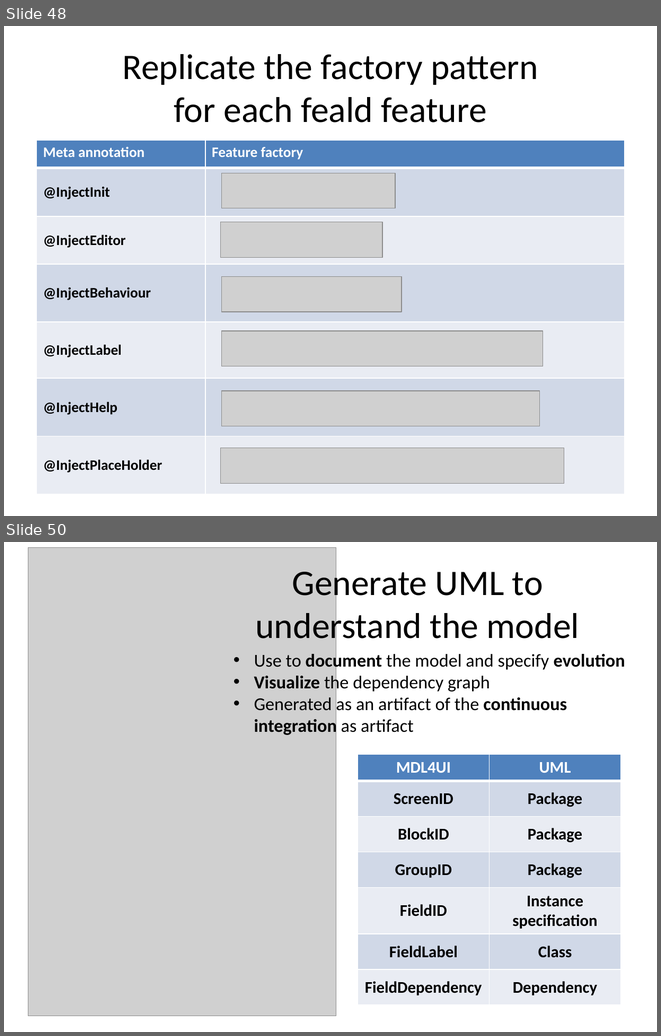
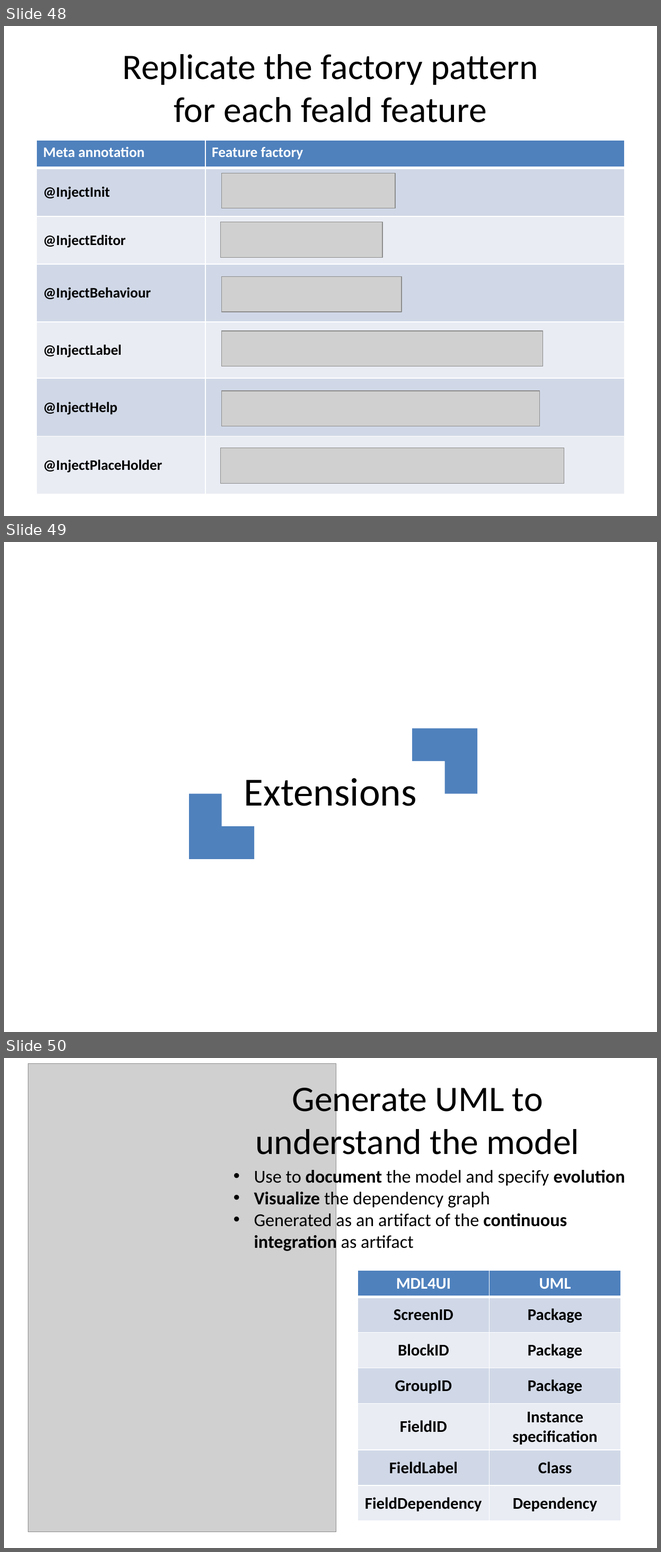
Before and after one commit to lesfurets/mdl4ui, a slide deck: mdl4ui-docs/mdl4ui_cg2013.pptx. Shown one above the other, each under a label of ours: slides 48 and 50 before the commit, slides 48, 49 and 50 after it; the slides between them are not shown. The pictures are 661x1036 and 661x1552 pixels, drawn with LibreOffice and Linux fonts; fonts in the diff are those of the drawing; grey boxes stand for pictures. Boxes give left, top, right and bottom in pixels: in the first picture for what was removed or moved away, otherwise in the second. Text is boxed around its words. In the diff, an @@ line names an element or a change of style, - is before the commit and + after.

```diff
--- a/mdl4ui-docs/mdl4ui_cg2013.pptx
+++ b/mdl4ui-docs/mdl4ui_cg2013.pptx
@@ slide 49 added at (4,542,657,1032), background #FFFFFF @@
@@ corner added at (412,728,477,793), fill #4F81BD @@
@@ title added at (244,778,417,806), 44 pt, text #000000 @@
+Extensions
@@ corner added at (189,793,254,859), fill #4F81BD @@
```
Also in this commit, not shown: 2 slides changed, 4 other slides added, 4 slides removed.
